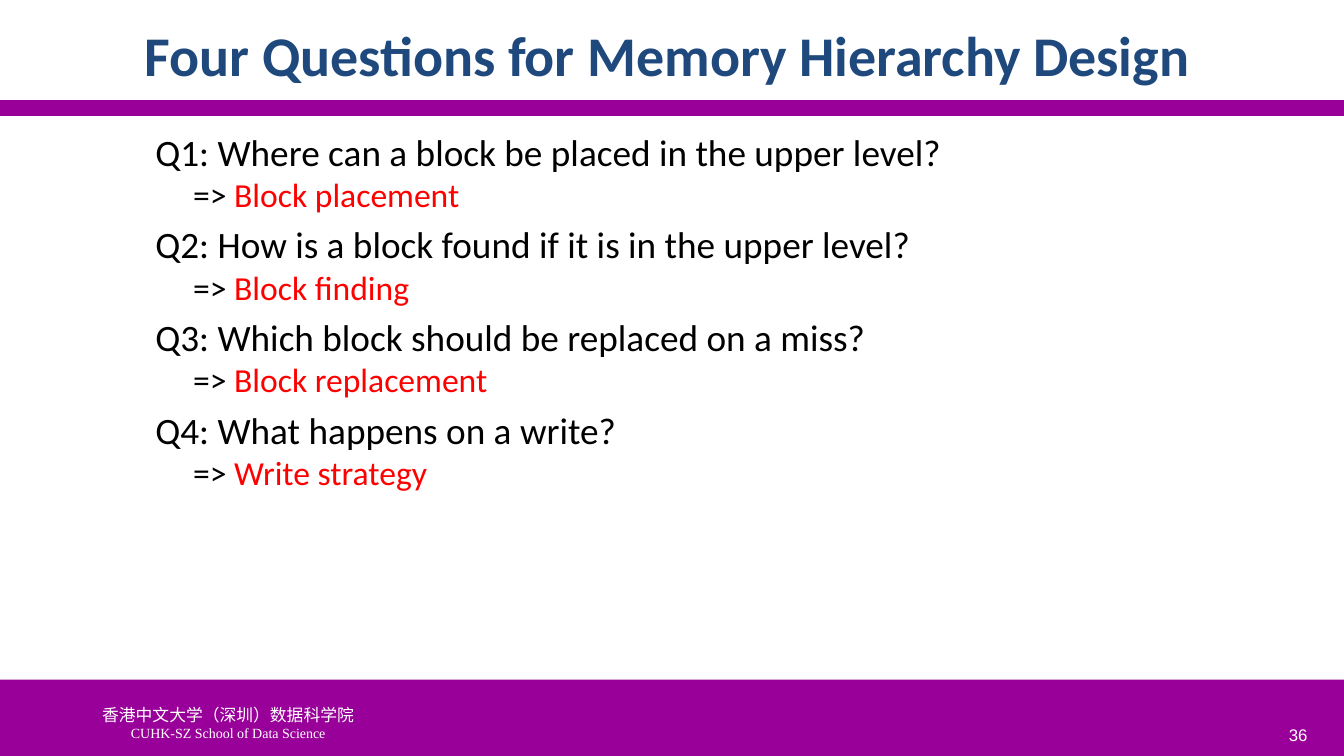
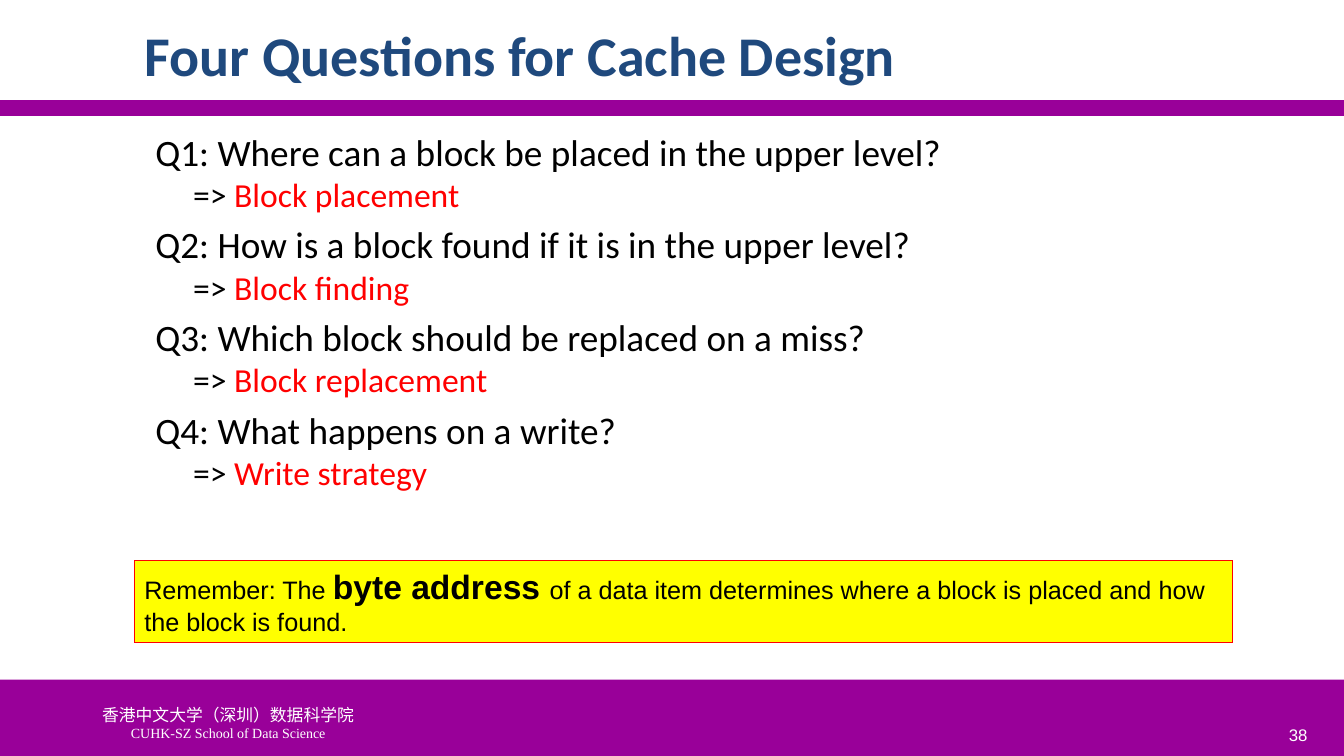
Before and after one commit to SUNCHAOYI923/CMU_CSAPP, a slide deck: slide 38 of slide/CA3060-6-MemHierarchy.pptx (slide 36 before the commit). Drawn at 1344x756 pixels with LibreOffice and Linux fonts; fonts in the diff are those of the drawing; background and template pictures are left out. Boxes give left, top, right and bottom in pixels: in the first picture for what was removed or moved away, otherwise in the second. Text is boxed around its words. In the diff, an @@ line names an element or a change of style, - is before the commit and + after.

```diff
--- a/slide/CA3060-6-MemHierarchy.pptx
+++ b/slide/CA3060-6-MemHierarchy.pptx
@@ title at (x1=144, y1=36, x2=895, y2=86): text changed @@
-Four Questions for Memory Hierarchy Design
+Four Questions for Cache Design
@@ rectangle added at (x1=134, y1=561, x2=1232, y2=642), fill #FFFF00, outline #FF0000 0.75 pt, 18 pt, text #000000 @@
+Remember: The byte address of a data item determines where a block is placed and how
+the block is found.
```
Also in this commit, not shown: 8 other slides changed, 4 slides added, 2 slides removed, 31 other files.
